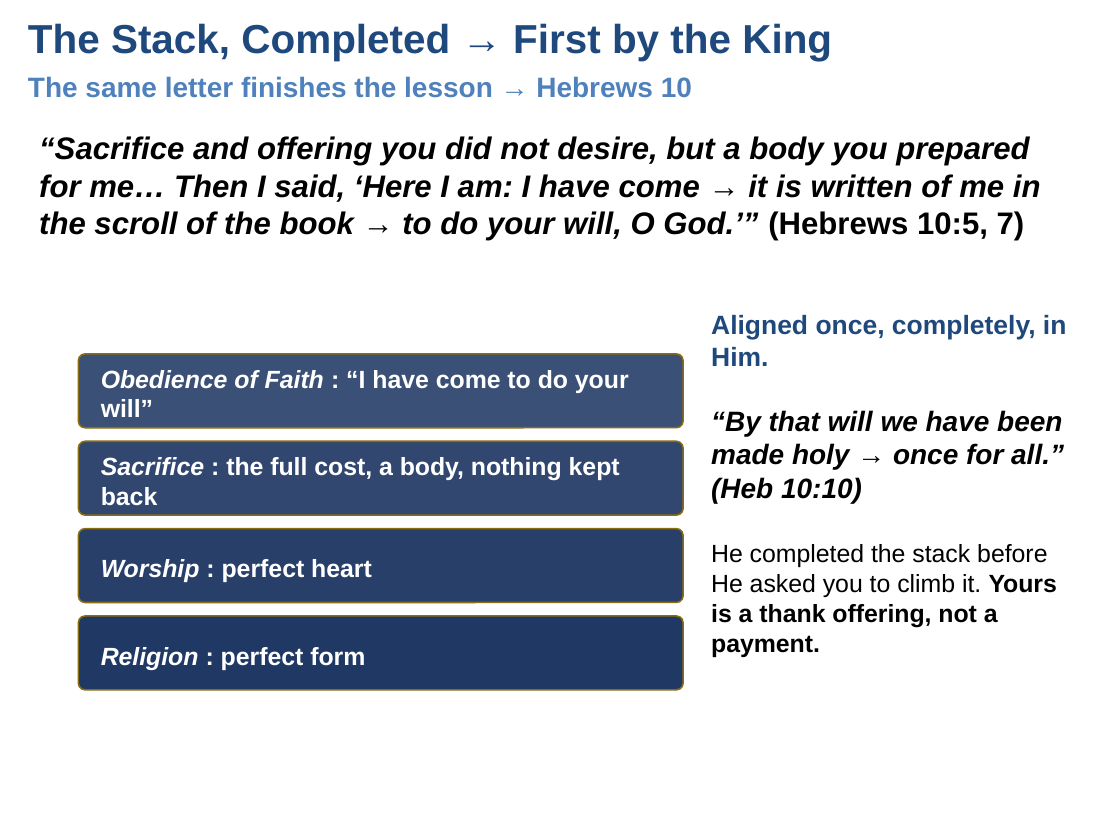
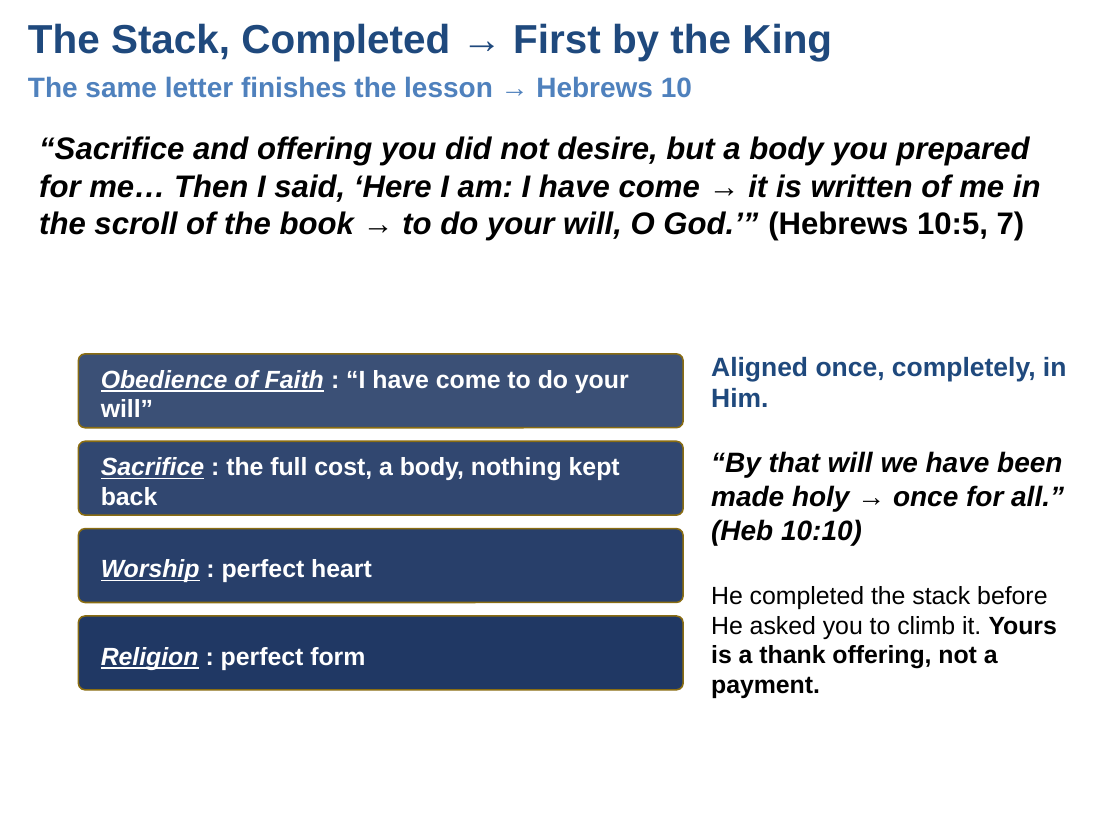
Before and after one commit to UsefulEngines/EvangelismPublic, a slide deck: slide 10 of 2026-Q3/Devotionals/TrainedToTellTheDifference.pptx. Drawn at 1120x840 pixels with LibreOffice and Linux fonts; fonts in the diff are those of the drawing. Boxes give left, top, right and bottom in pixels: in the first picture for what was removed or moved away, otherwise in the second. Text is boxed around its words. In the diff, an @@ line names an element or a change of style, - is before the commit and + after.

```diff
--- a/2026-Q3/Devotionals/TrainedToTellTheDifference.pptx
+++ b/2026-Q3/Devotionals/TrainedToTellTheDifference.pptx
@@ text "Aligned once, completely, in Him. ...": place and size @@
-text "Aligned once, completely, in Him. ..." at [711, 315, 1066, 657]
+text "Aligned once, completely, in Him. ..." at [711, 357, 1066, 698]
@@ text "Obedience of Faith : “I ..." at [101, 370, 629, 417]: underline on in "Obedience of Faith" @@
@@ text "Sacrifice : the full cost, ..." at [101, 457, 620, 506]: underline on in "Sacrifice" @@
@@ text "Worship : perfect heart" at [101, 559, 372, 582]: underline on in "Worship" @@
@@ text "Religion : perfect form" at [101, 647, 365, 670]: underline on in "Religion" @@
```
Also in this commit, not shown: 4 other slides changed.
